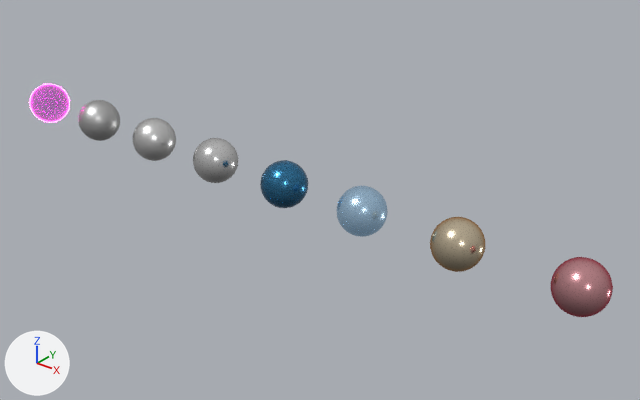
Two versions of the Blender file fusrr/data_libs/materials_lib.blend, one commit apart.
Rendered twice from a 50 mm camera at (38.1, -25.3, 15.5) aimed at (16.9, 1.3, -0.9). Arrows for +X, +Y and +Z are at lower left; the lights stay in place. The picture after the commit comes second.
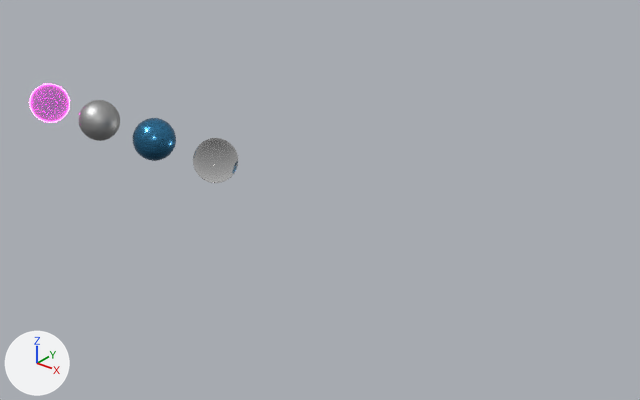
Changed parts and their boxes (x1, y1, x2, y2) in the pictures (640 x 400 px):
'Sphere.007', deleted: before (551, 257, 613, 317)
'Sphere.005', deleted (beige): before (430, 217, 485, 272)
'Sphere.006', deleted: before (336, 186, 388, 237)
'Sphere', deleted: before (260, 160, 308, 208)
'Sphere.003', recoloured: (193, 138, 238, 183) in both
'Sphere.002', recoloured (grey to blue): (133, 118, 176, 161) in both

Patch to the scene script:
```diff
--- a/fusrr/data_libs/materials_lib.blend.py
+++ b/fusrr/data_libs/materials_lib.blend.py
@@ mat_glass @@
+mat_glass = bpy.data.materials.new('glass')
+mat_glass.use_nodes = True; mat_glass.node_tree.nodes.clear()
+_N = mat_glass.node_tree.nodes; _L = mat_glass.node_tree.links
+n0 = _N.new('ShaderNodeOutputMaterial'); n0.name = 'Material Output'
+n1 = _N.new('ShaderNodeBsdfGlass'); n1.name = 'Glass BSDF'
+n1.distribution = 'BECKMANN'
+_L.new(n1.outputs[0], n0.inputs[0])  # 'BSDF' to 'Surface'
@@ mat_metallic_textured @@
+mat_metallic_textured = bpy.data.materials.new('metallic_textured')
+# nodes: BsdfPrincipled, Bump, Mapping, OutputMaterial, TexCoord, TexNoise, ValToRGB
+# colours: dark blue #2a5773, blue #51a7dd, black #000000, grey #b6babd
@@ me_sphere_002 @@
 me_sphere_002.from_pydata(...)  # 482 vertices, 512 faces; spans x -1.0..1.0, y -1.0..1.0, z -1.0..1.0
-me_sphere_002.materials.append(mat_metallic_silver_glossy)
+me_sphere_002.materials.append(mat_metallic_textured)
@@ me_sphere_003 @@
 me_sphere_003.from_pydata(...)  # 482 vertices, 512 faces; spans x -1.0..1.0, y -1.0..1.0, z -1.0..1.0
-me_sphere_003.materials.append(mat_metallic_silver_shiny)  # white #e7e7e7
+me_sphere_003.materials.append(mat_glass)
@@ ob_sphere @@
-ob_sphere = bpy.data.objects.new('Sphere', me_sphere_006)
-ob_sphere.location = (16.0, 0.0, 0.0)
@@ ob_sphere_006 @@
-ob_sphere_006 = bpy.data.objects.new('Sphere.006', me_sphere_005)
-ob_sphere_006.location = (20.0, 0.0, 0.0)
@@ ob_sphere_005 @@
-ob_sphere_005 = bpy.data.objects.new('Sphere.005', me_sphere_007)
-ob_sphere_005.location = (24.31, 0.0, 0.0)
@@ ob_sphere_007 @@
-ob_sphere_007 = bpy.data.objects.new('Sphere.007', me_sphere_008)
-ob_sphere_007.location = (29.07, 0.0, 0.0)
```
